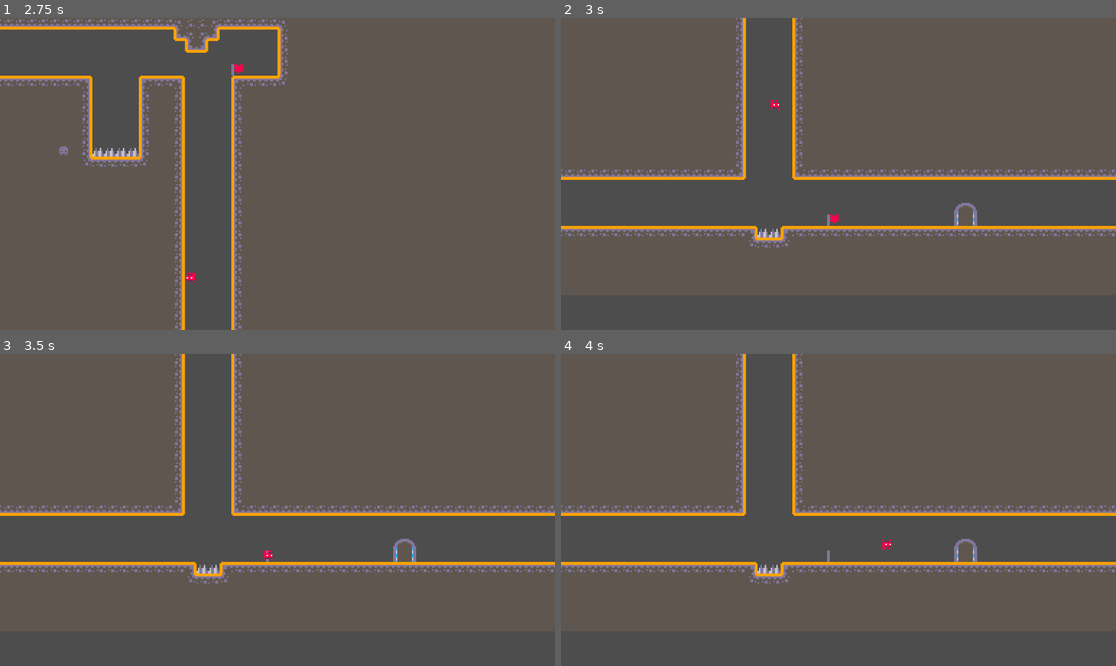
Above: before the commit, frames 1-4 (two rows, left to right).
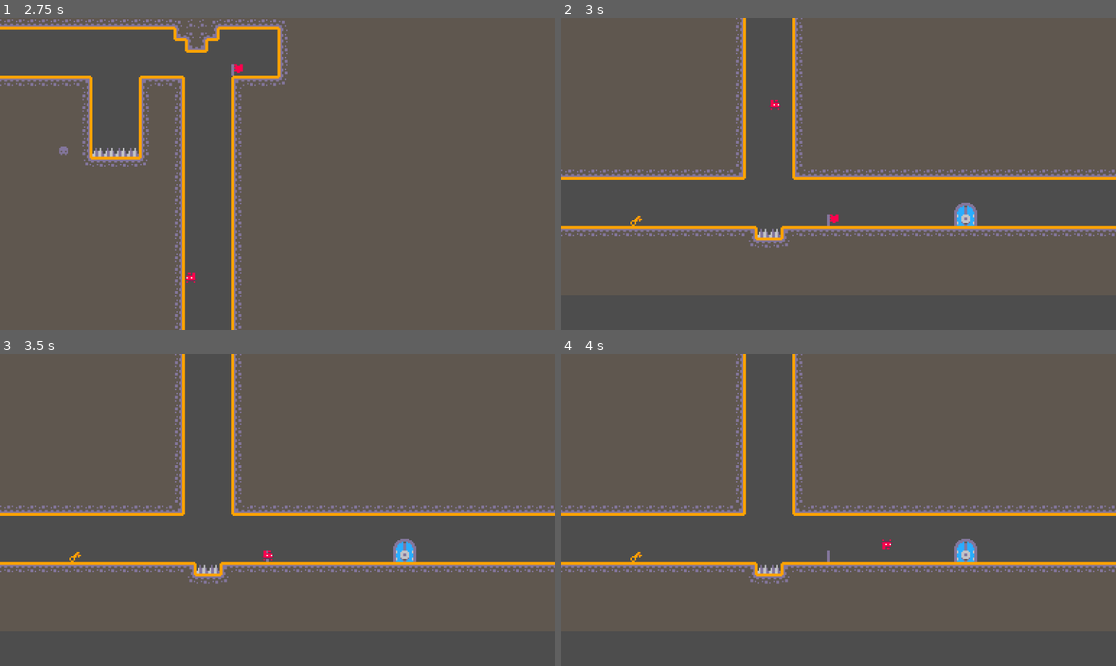
Above: after the commit, the same moments.

Repository: fredchien3/20-game-challenge
Game: Godot game, scene res://main/main.tscn
Two runs of this game, one before a commit and one after it. Both use one fixed random seed, a clock stepped at 60 frames per second and the inputs below.
Inputs:
- Up to frame 1 (2.75 s): tap Enter (ui_accept) at 0.5, 0.77, 1.25, 1.52, 2 s; hold Right (ui_right) 0.53-2.03 s; hold Left (ui_left) from 2.03 s (still down)
- Up to frame 2 (3 s): release Left (ui_left) at 2.78 s; hold Right (ui_right) from 2.78 s (still down)
- Up to frame 3 (3.5 s): keep holding Right (ui_right); tap Enter (ui_accept) at 3.02 s
- Up to frame 4 (4 s): keep holding Right (ui_right); tap Enter (ui_accept) at 3.77 s

Frame 1 is identical in both runs. In frame 2, 0.2% of the frame differs, in the area x 12-75%, y 60-67%; in frame 3, 0.2%; in frame 4, 0.2%.

Commit message:
Add key to unlock door

Diff:
--- a/6--vvvvvv/checkpoint/checkpoint.gd
+++ b/6--vvvvvv/checkpoint/checkpoint.gd
@@ -3,10 +3,6 @@
 signal checkpoint_reached(checkpoint_instance)
 
 @onready var active = false
-
-# Called every frame. 'delta' is the elapsed time since the previous frame.
-func _process(delta: float) -> void:
-	pass
 
 func _on_area_2d_body_entered(body: Node2D) -> void:
 	if !active and body.is_in_group("player"):
--- a/6--vvvvvv/door/door.gd
+++ b/6--vvvvvv/door/door.gd
@@ -2,18 +2,19 @@
 
 signal door_reached()
 
-@onready var open = true
-
-# Called every frame. 'delta' is the elapsed time since the previous frame.
-func _process(delta: float) -> void:
-	pass
+@onready var is_open = false
 
 func _on_area_2d_body_entered(body: Node2D) -> void:
-	if open and body.is_in_group("player"):
+	if is_open and body.is_in_group("player"):
 		close()
 		door_reached.emit()
 
+func open() -> void:
+	is_open = true
+	$SpriteClosed.visible = false
+	$SpriteOpen.visible = true
+
 func close() -> void:
-	open = false
+	is_open = false
 	$SpriteClosed.visible = true
 	$SpriteOpen.visible = false
--- a/6--vvvvvv/door/door.tscn
+++ b/6--vvvvvv/door/door.tscn
@@ -12,17 +12,17 @@
 region = Rect2(88, 48, 16, 16)
 
 [sub_resource type="RectangleShape2D" id="RectangleShape2D_xshfr"]
-size = Vector2(8, 8)
+size = Vector2(4, 4)
 
 [node name="Door" type="Node2D"]
 script = ExtResource("1_rdd60")
 
 [node name="SpriteOpen" type="Sprite2D" parent="."]
+visible = false
 texture_filter = 1
 texture = SubResource("AtlasTexture_1xxlg")
 
 [node name="SpriteClosed" type="Sprite2D" parent="."]
-visible = false
 texture = SubResource("AtlasTexture_42tme")
 
 [node name="Area2D" type="Area2D" parent="."]
@@ -31,6 +31,7 @@
 collision_mask = 4
 
 [node name="CollisionShape2D" type="CollisionShape2D" parent="Area2D"]
+position = Vector2(0, 2)
 shape = SubResource("RectangleShape2D_xshfr")
 
 [connection signal="body_entered" from="Area2D" to="." method="_on_area_2d_body_entered"]
--- /dev/null
+++ b/6--vvvvvv/key/key.gd
@@ -0,0 +1,8 @@
+extends Node2D
+
+signal key_reached()
+
+func _on_area_2d_body_entered(body: Node2D) -> void:
+	if body.is_in_group("player"):
+		key_reached.emit()
+		queue_free()
--- /dev/null
+++ b/6--vvvvvv/key/key.tscn
@@ -0,0 +1,27 @@
+[gd_scene load_steps=5 format=3 uid="uid://b5tnqquvt75qb"]
+
+[ext_resource type="Texture2D" uid="uid://gjgfjnuuki6x" path="res://tilemap_packed.png" id="1_6jvpb"]
+[ext_resource type="Script" uid="uid://cp4req2b8mk0n" path="res://key/key.gd" id="1_17rgd"]
+
+[sub_resource type="AtlasTexture" id="AtlasTexture_17rgd"]
+atlas = ExtResource("1_6jvpb")
+region = Rect2(48, 32, 8, 8)
+
+[sub_resource type="RectangleShape2D" id="RectangleShape2D_q1875"]
+size = Vector2(8, 8)
+
+[node name="Key" type="Node2D" groups=["keys"]]
+script = ExtResource("1_17rgd")
+
+[node name="Sprite2D" type="Sprite2D" parent="."]
+texture_filter = 1
+texture = SubResource("AtlasTexture_17rgd")
+
+[node name="Area2D" type="Area2D" parent="."]
+collision_layer = 0
+collision_mask = 4
+
+[node name="CollisionShape2D" type="CollisionShape2D" parent="Area2D"]
+shape = SubResource("RectangleShape2D_q1875")
+
+[connection signal="body_entered" from="Area2D" to="." method="_on_area_2d_body_entered"]
--- a/6--vvvvvv/main/main.gd
+++ b/6--vvvvvv/main/main.gd
@@ -1,6 +1,7 @@
 extends Node2D
 
 var latest_checkpoint
+var door
 
 # Called when the node enters the scene tree for the first time.
 func _ready() -> void:
@@ -9,12 +10,11 @@
 	for checkpoint in checkpoints:
 		checkpoint.connect("checkpoint_reached", _on_checkpoint_entered)
 
-	var door = $Door
+	door = $Door
 	door.connect("door_reached", _on_door_reached)
 
-# Called every frame. 'delta' is the elapsed time since the previous frame.
-func _process(delta: float) -> void:
-	pass
+	var key = get_tree().get_first_node_in_group("keys")
+	key.connect("key_reached", _on_key_reached)
 
 func _on_checkpoint_entered(checkpoint) -> void:
 	if latest_checkpoint:
@@ -26,3 +26,6 @@
 func _on_door_reached() -> void:
 	$Player.queue_free()
 	$Camera2D/Container/Label.visible = true
+
+func _on_key_reached() -> void:
+	door.open()
--- a/6--vvvvvv/main/main.tscn
+++ b/6--vvvvvv/main/main.tscn
@@ -1,10 +1,11 @@
-[gd_scene load_steps=7 format=4 uid="uid://bhrlvuch7heqs"]
+[gd_scene load_steps=8 format=4 uid="uid://bhrlvuch7heqs"]
 
 [ext_resource type="TileSet" uid="uid://csst3f3y35i38" path="res://main/main.tres" id="1_pjrb6"]
 [ext_resource type="Script" uid="uid://dvnhg6am166xr" path="res://main/main.gd" id="1_xwkvk"]
 [ext_resource type="PackedScene" uid="uid://3nsssrfp15wp" path="res://player/player.tscn" id="2_pjrb6"]
 [ext_resource type="Script" uid="uid://jn0nllgtfvcp" path="res://main/camera_2d.gd" id="4_c651c"]
 [ext_resource type="PackedScene" uid="uid://ducem6nk4n158" path="res://checkpoint/checkpoint.tscn" id="5_3wy1v"]
+[ext_resource type="PackedScene" uid="uid://b5tnqquvt75qb" path="res://key/key.tscn" id="6_4dugh"]
 [ext_resource type="PackedScene" uid="uid://bvspqhbpgs3bq" path="res://door/door.tscn" id="6_kfbq2"]
 
 [node name="Main" type="Node2D"]
@@ -58,6 +59,9 @@
 [node name="Door" parent="." instance=ExtResource("6_kfbq2")]
 position = Vector2(280, 352)
 
+[node name="Key" parent="." instance=ExtResource("6_4dugh")]
+position = Vector2(52, 356)
+
 [node name="Player" parent="." groups=["player"] instance=ExtResource("2_pjrb6")]
 position = Vector2(24, 32)
 
Not shown, added: 6--vvvvvv/key/key.gd.uid
